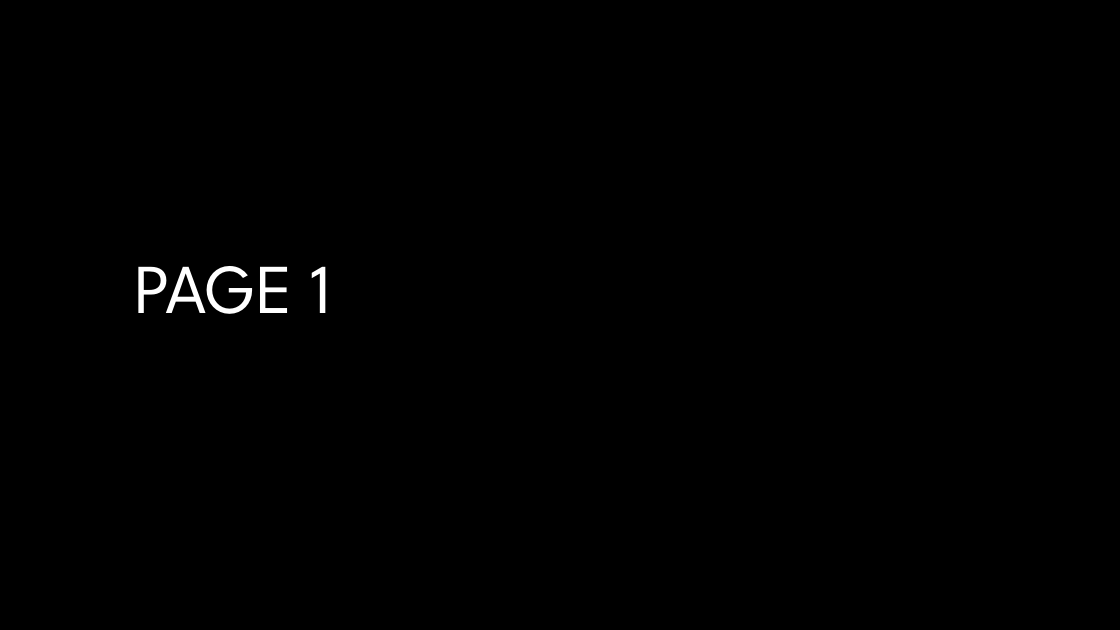
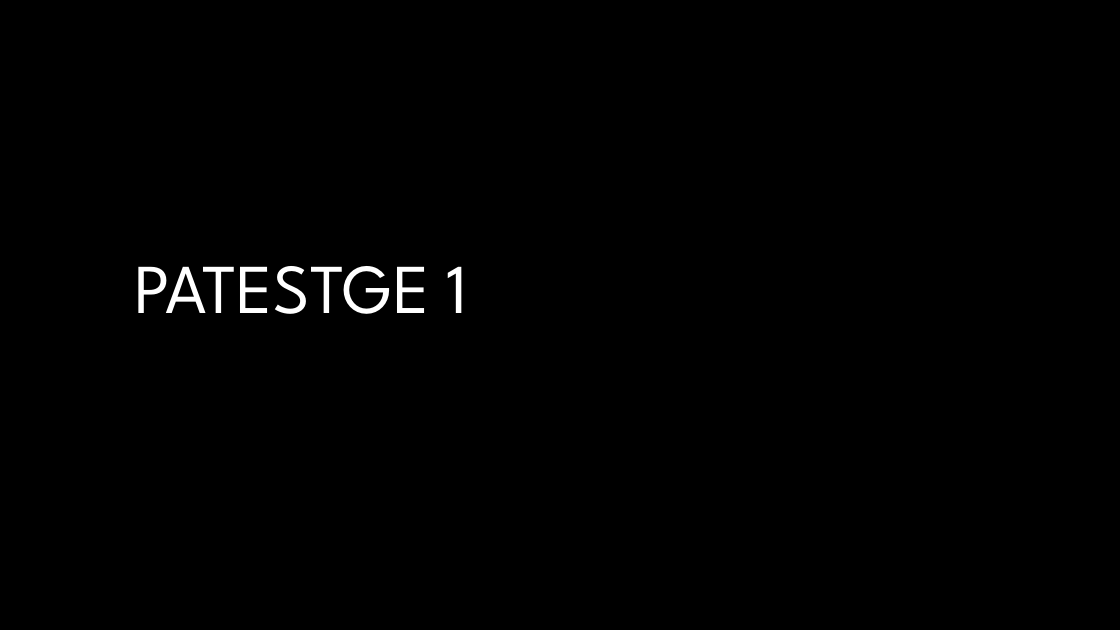
Before and after one commit to Brindley/Test, a slide deck: slide 1 of PowerPoint/PPT Test.pptx. Drawn at 1120x630 pixels with LibreOffice and Linux fonts; fonts in the diff are those of the drawing; background and template pictures are left out. Boxes give left, top, right and bottom in pixels: in the first picture for what was removed or moved away, otherwise in the second. Text is boxed around its words. In the diff, an @@ line names an element or a change of style, - is before the commit and + after.

Commit message:
Publishing

```diff
--- a/PowerPoint/PPT Test.pptx
+++ b/PowerPoint/PPT Test.pptx
@@ title at (x1=134, y1=266, x2=468, y2=314): text changed @@
-PAGE 1
+PATESTGE 1
```
